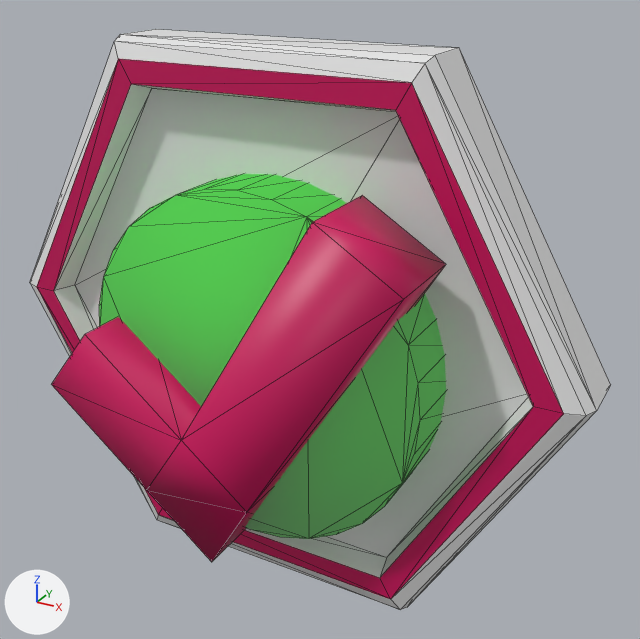
A saved change to the COLLADA model Graph/Models/old/hexagon_checkmark.dae.
Both versions are drawn from a camera (50 mm lens) standing at (1.344, -2.29, 1.148) and looking at (0.155, -0.127, 0.067). The lights are fixed; the arrows at lower left show +X, +Y and +Z. Mesh edges are drawn as thin lines. Where no turn or scale is listed for an object, it has been applied to the vertices.

Names of what the first picture shows: 'node'.
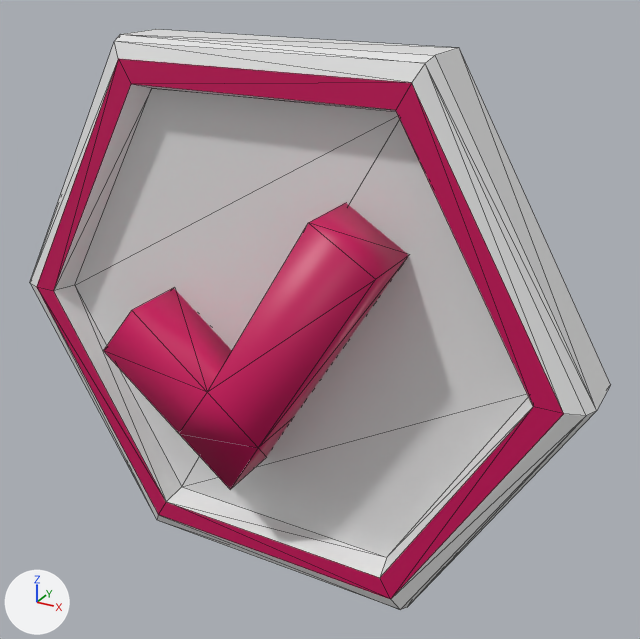
The change, as a diff of the scene's bpy script:
```diff
--- a/Graph/Models/old/hexagon_checkmark.dae.py
+++ b/Graph/Models/old/hexagon_checkmark.dae.py
@@ me_node @@
 # used by ob_node; location = (0.0, 0.0, 0.0)
-me_node.from_pydata(...)  # 180 vertices, 348 faces; spans x -1.0..1.0, y -0.49..0.0, z -0.87..0.87
+me_node.from_pydata(...)  # 148 vertices, 254 faces; spans x -1.0..1.0, y -0.36..0.0, z -0.87..0.87
+# me_node part 1
+# 36 vertices are removed from x -0.54..0.58, y -0.49..-0.22, z -0.62..0.5
+# 110 faces are deleted
+# 12 vertices move from x -0.63..0.58, y -0.49..-0.22, z -0.66..0.5 to x -0.52..0.44, y -0.36..-0.14, z -0.48..0.45
+# 4 vertices are added at (-0.23, -0.36, -0.33), (-0.23, -0.14, -0.33), (-0.38, -0.14, 0.07), (-0.38, -0.36, 0.07)
+# 16 new faces join them, mat_material_001 (pink #cc015c)
 me_node.materials.append(mat_main)
 me_node.materials.append(mat_material_001)
-me_node.materials.append(mat_green)  # green #2acc21
```

What differs and where, as boxes [x1, y1, x2, y2] in the pictures (640 x 639 px):
part 1 of me_node, cut back
    before: [51, 174, 446, 562]
    after: [103, 203, 409, 489]
